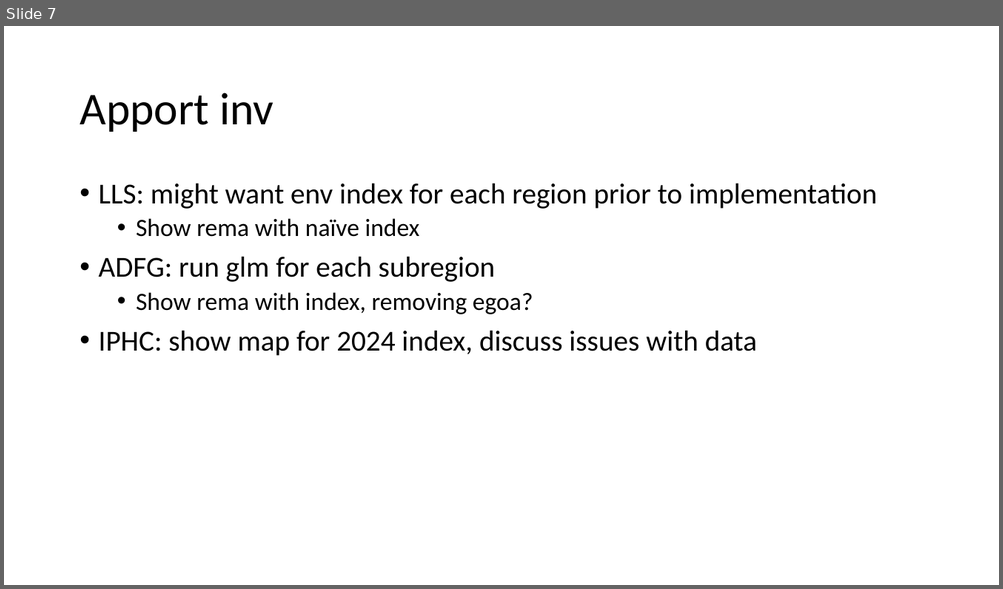
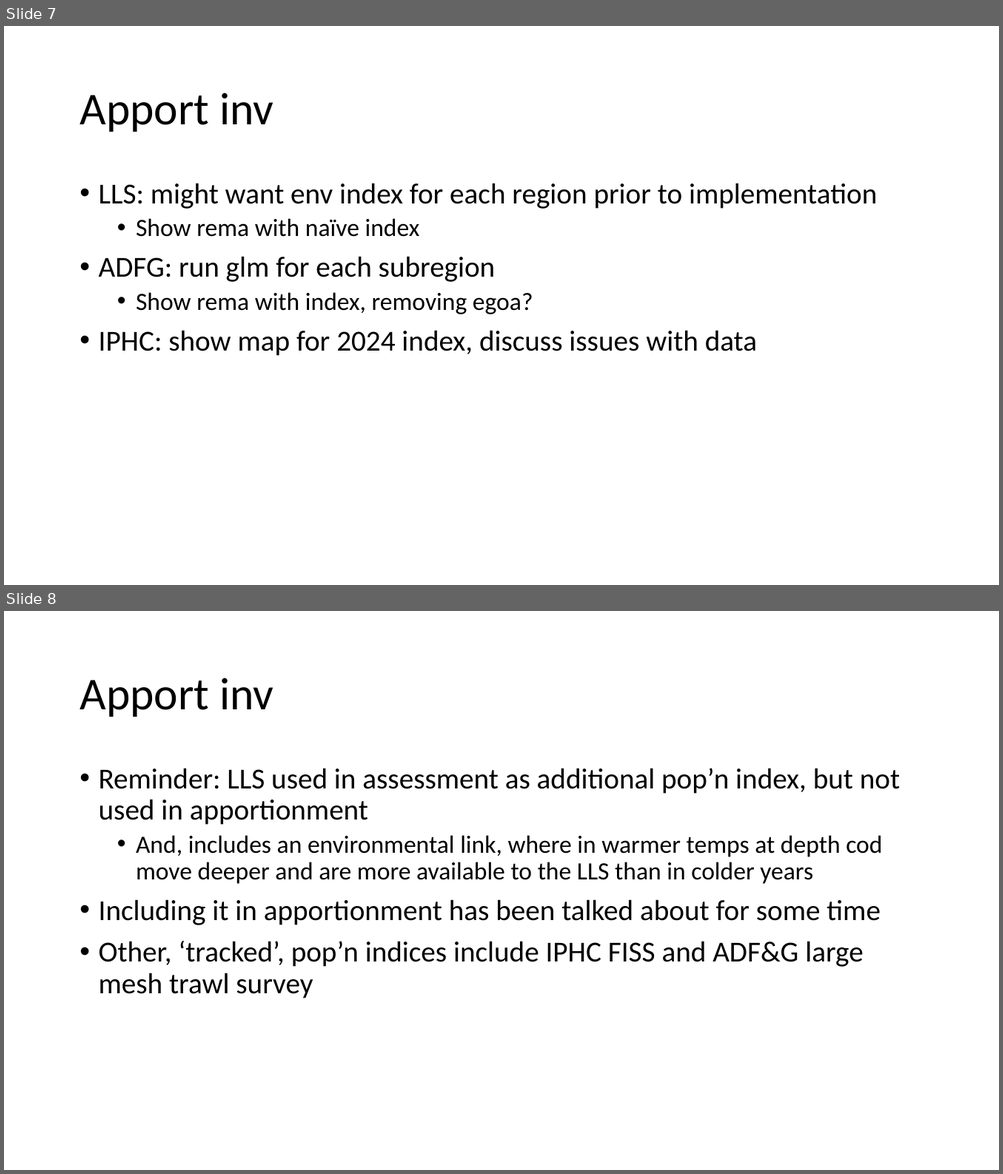
Before and after one commit to pete-hulson/goa_pcod, a slide deck: 2024/presentation/sept_pt/sept_pt_notes.pptx. Shown one above the other, each under a label of ours: slide 7 before the commit, slides 7 and 8 after it. The pictures are 1003x589 and 1003x1174 pixels, drawn with LibreOffice and Linux fonts; fonts in the diff are those of the drawing. Boxes give left, top, right and bottom in pixels: in the first picture for what was removed or moved away, otherwise in the second. Text is boxed around its words. In the diff, an @@ line names an element or a change of style, - is before the commit and + after.

Commit message:
add apport results and disc

```diff
--- a/2024/presentation/sept_pt/sept_pt_notes.pptx
+++ b/2024/presentation/sept_pt/sept_pt_notes.pptx
@@ slide 8 added at box(4, 611, 999, 1170), background #FFFFFF @@
@@ title added at box(79, 678, 273, 717), 44 pt, text #000000 @@
+Apport inv
@@ text added at box(99, 768, 899, 999), 28 pt, text #000000 @@
+• Reminder: LLS used in assessment as additional pop’n index, but not used in apportionment
+  • And, includes an environmental link, where in warmer temps at depth cod move deeper and are more available to the LLS than in colder years
+• Including it in apportionment has been talked about for some time
+• Other, ‘tracked’, pop’n indices include IPHC FISS and ADF&G large mesh trawl survey
```
Also in this commit, not shown: 12 other slides added, 2 other files.
